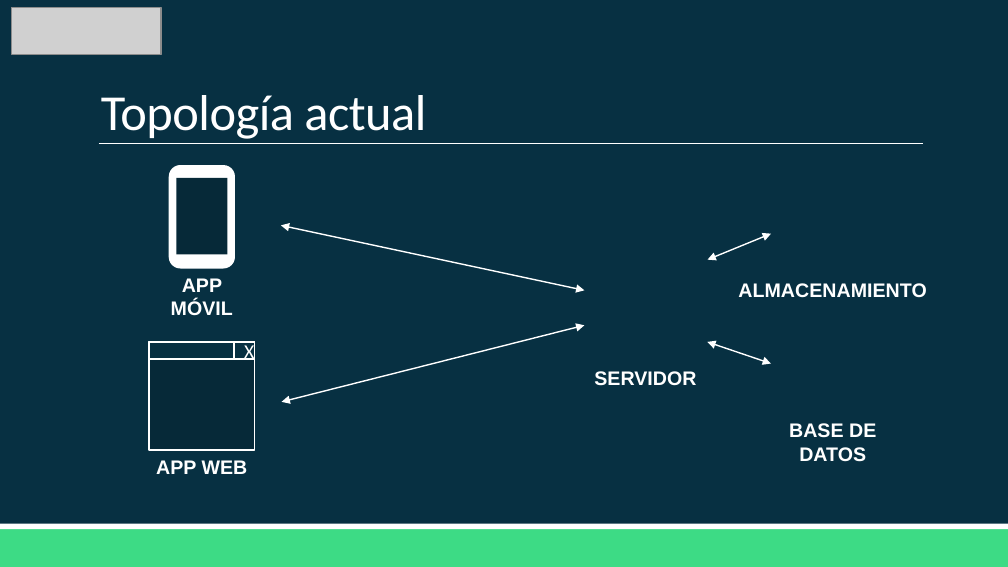
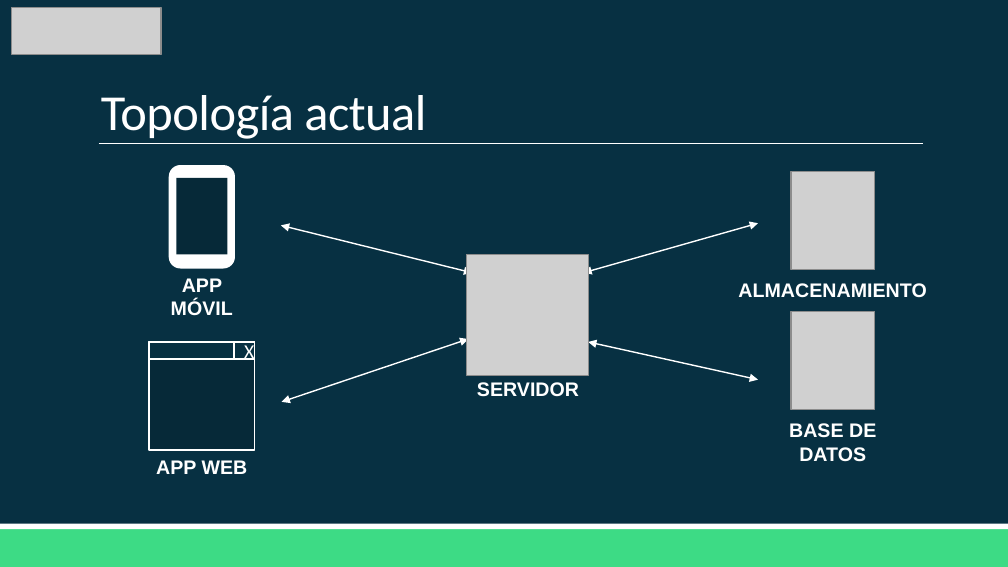
Before and after one commit to Domiciano/AppMoviles201, a slide deck: slide 20 of Clase1/Clase 1.pptx. Drawn at 1008x567 pixels with LibreOffice and Linux fonts; fonts in the diff are those of the drawing; grey boxes stand for pictures. Boxes give left, top, right and bottom in pixels: in the first picture for what was removed or moved away, otherwise in the second. Text is boxed around its words. In the diff, an @@ line names an element or a change of style, - is before the commit and + after.

```diff
--- a/Clase1/Clase 1.pptx
+++ b/Clase1/Clase 1.pptx
@@ picture added at [791,171,875,269] @@
@@ double arrow moved from (281, 226) - (585, 290) to (281, 226) - (473, 273) @@
@@ double arrow moved from (708, 260) - (771, 234) to (584, 273) - (758, 223) @@
@@ picture added at [467,254,588,375] @@
@@ picture added at [791,311,875,409] @@
@@ double arrow moved from (281, 402) - (585, 326) to (281, 402) - (469, 339) @@
@@ double arrow moved from (708, 342) - (771, 364) to (588, 342) - (758, 380) @@
@@ text "SERVIDOR": place and size @@
-text "SERVIDOR" at [594,371,696,386]
+text "SERVIDOR" at [477,382,579,397]
```
Also in this commit, not shown: 1 other slide changed.
